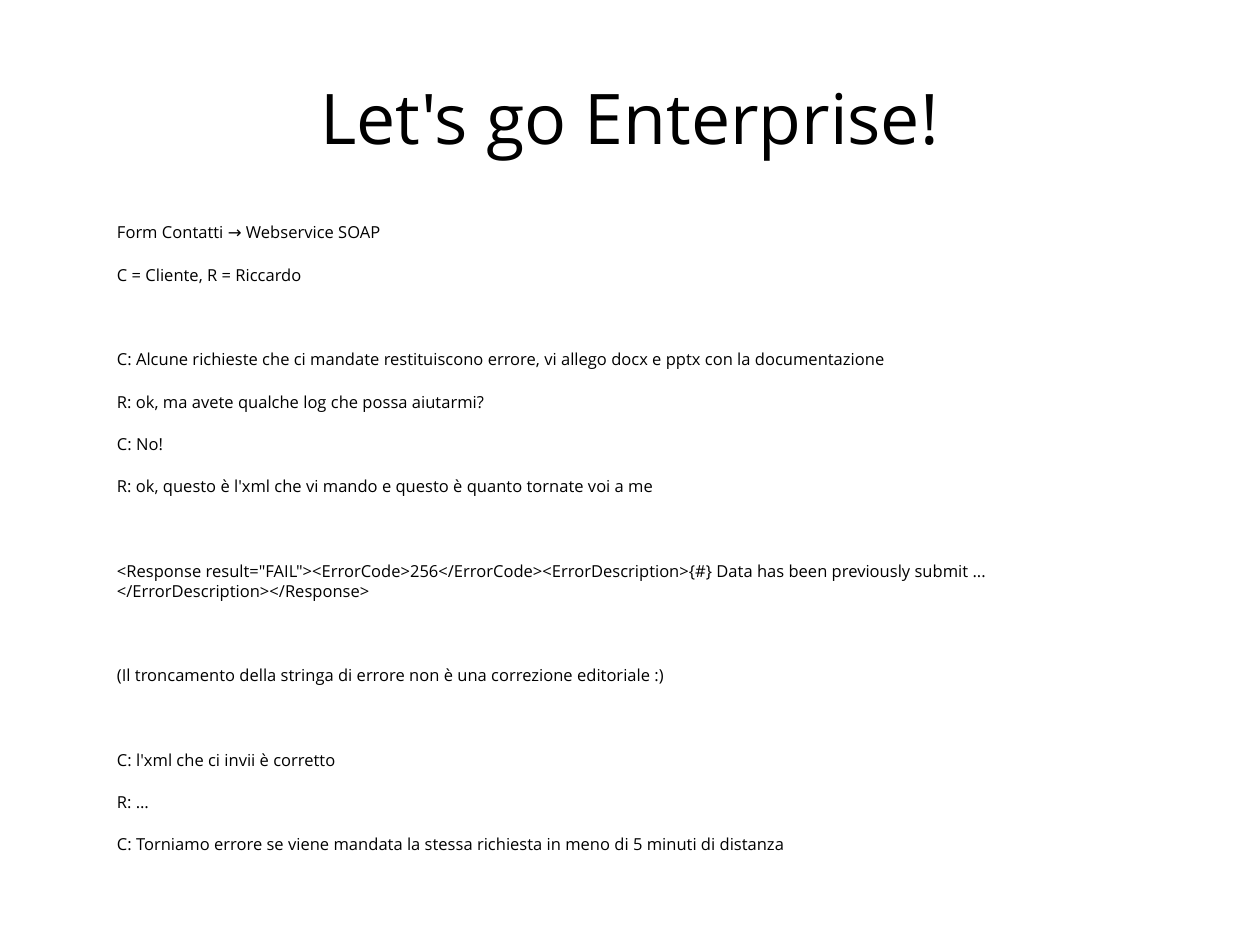
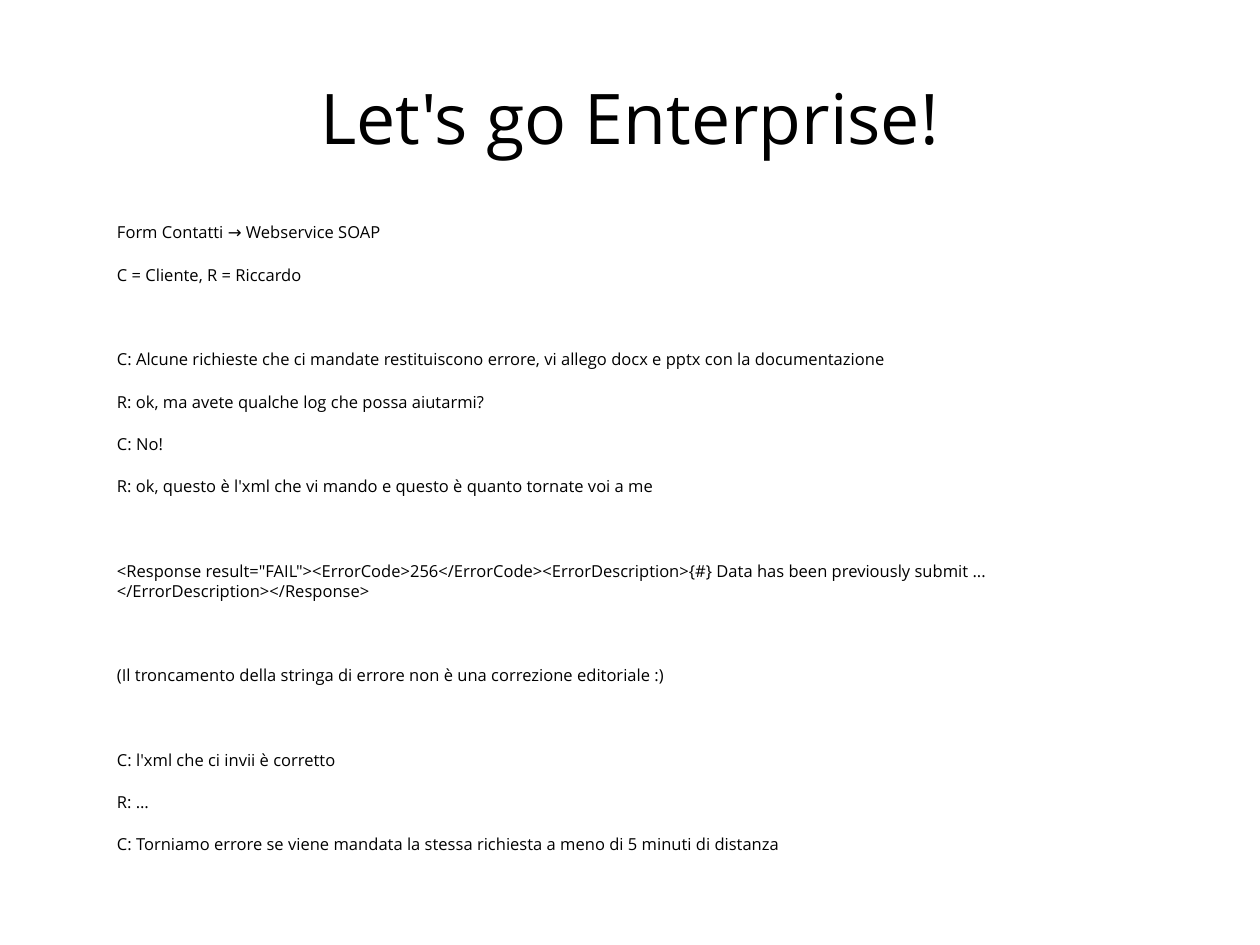
Before and after one commit to xrmx/djangovillage14, a slide deck: slide 27 of cosa_puo_andare_storto.odp. Drawn at 1260x945 pixels with LibreOffice and Linux fonts; fonts in the diff are those of the drawing. Boxes give left, top, right and bottom in pixels: in the first picture for what was removed or moved away, otherwise in the second. Text is boxed around its words. In the diff, an @@ line names an element or a change of style, - is before the commit and + after.

```diff
--- a/cosa_puo_andare_storto.odp
+++ b/cosa_puo_andare_storto.odp
@@ text at (x1=117, y1=837, x2=779, y2=851): text changed @@
-C: Torniamo errore se viene mandata la stessa richiesta in meno di 5 minuti di distanza
+C: Torniamo errore se viene mandata la stessa richiesta a meno di 5 minuti di distanza
```
Also in this commit, not shown: 1 other slide changed.
